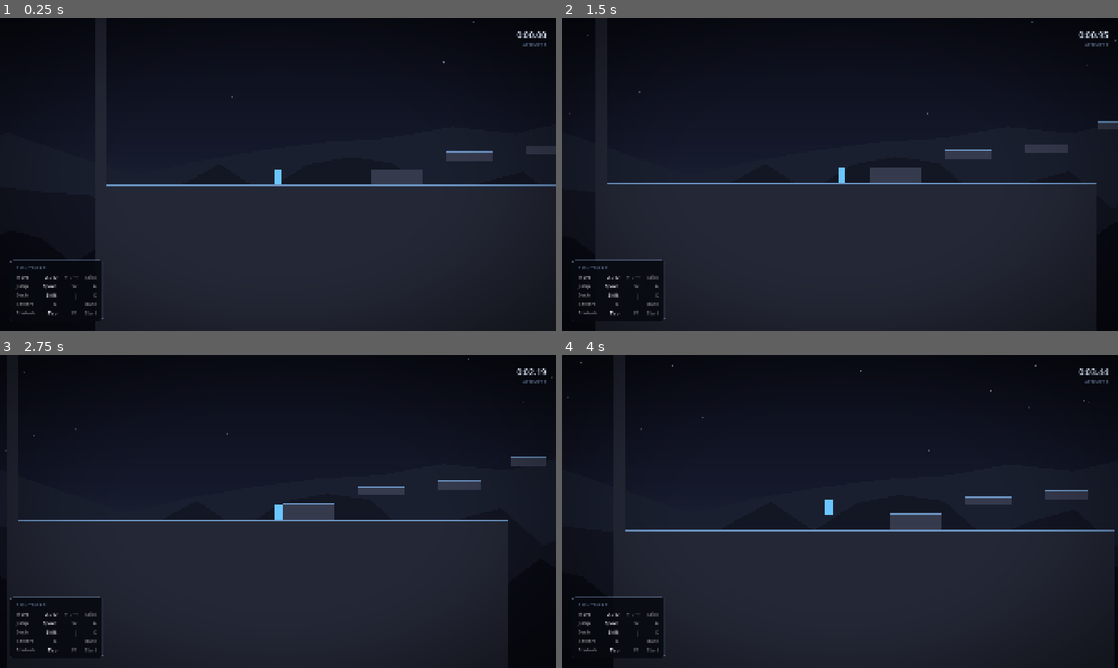
Above: before the commit, frames 1-4 (two rows, left to right).
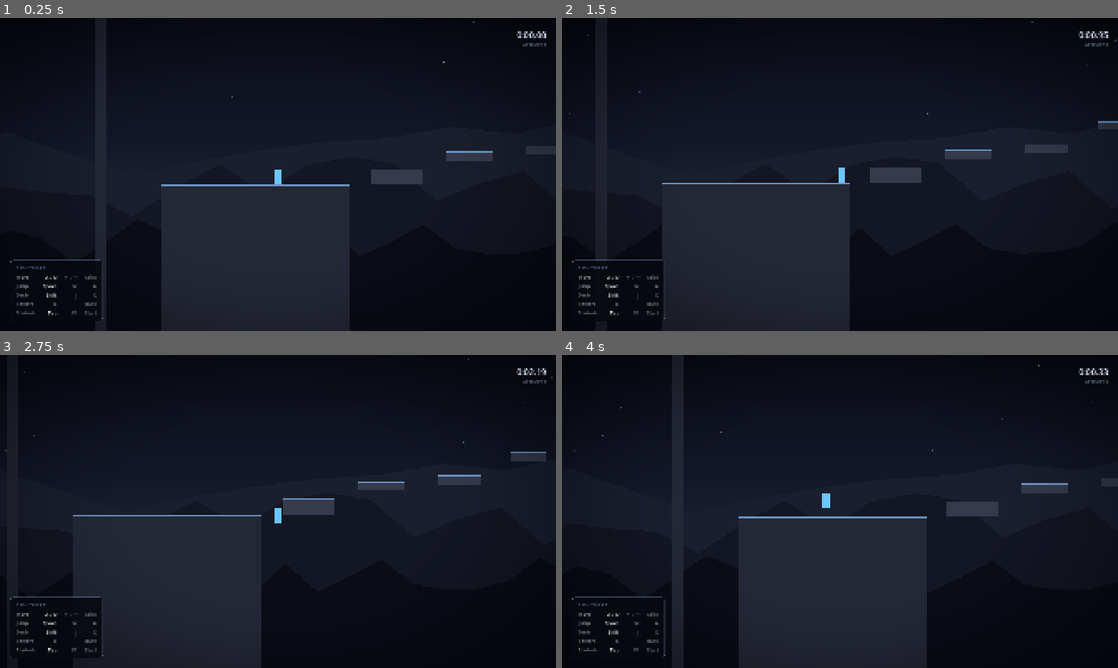
Above: after the commit, the same moments.

Repository: p4inz-code/project-ascent
Game: Godot game, scene res://scenes/main_scene.tscn
The game is run twice, just before and just after one commit, with the same random seed, the same clock (stepped at 60 frames per second) and the same inputs.
Inputs (mouse positions are in pixels of both pictures, inside the frame that each line leads up to):
- Up to frame 1 (0.25 s): no input
- Up to frame 2 (1.5 s): tap Enter (ui_accept) at 0.5 s; move the mouse to (962, 158) at 0.52 s; hold D (move_right) 0.53-1.25 s; hold Space (jump) 0.53-1.25 s; click (962, 158) at 0.67 s; drag from (728, 190) to (812, 237) at 1.27 s
- Up to frame 3 (2.75 s): move the mouse to (333, 442) at 2.02 s; hold D (move_right) from 2.03 s (still down); hold Space (jump) from 2.03 s (still down); tap J at 2.1 s
- Up to frame 4 (4 s): release D (move_right) at 2.75 s; release Space (jump) at 2.75 s; drag from (812, 574) to (673, 464) at 2.77 s; move the mouse to (1006, 558) at 3.52 s; hold A (move_left) from 3.53 s (still down); hold Shift (dash) from 3.53 s (still down); tap Space (jump) at 3.77, 3.8 s

The runs differ from the first frame. In frame 1, 9.1% of the frame differs, in the area x 19-100%, y 53-100%; in frame 2, 10%; in frame 3, 13%, in the area x 3-99%, y 23-100%; in frame 4, 11%.

Commit message:
level: make the opening jump intentional

Diff:
--- a/scenes/main_scene.tscn
+++ b/scenes/main_scene.tscn
@@ -24,8 +24,8 @@
 [node name="Terrain" type="Node2D" parent="."]
 
 [node name="Ground" parent="Terrain" instance=ExtResource("2_platform")]
-position = Vector2(600, 1050)
-size = Vector2(1700, 620)
+position = Vector2(275, 1050)
+size = Vector2(650, 620)
 color = Color(0.145098, 0.160784, 0.215686, 1)
 
 [node name="LeftWall" parent="Terrain" instance=ExtResource("2_platform")]
--- a/tests/test_level.gd
+++ b/tests/test_level.gd
@@ -29,6 +29,7 @@
 	_check_goal_placement()
 	_check_spawn()
 	_check_kill_depth()
+	_check_intro_gap()
 	await _check_completable()
 
 
@@ -125,6 +126,15 @@
 		_main.kill_depth > lowest)
 
 
+## The opening platform is intentionally separated from the spawn ground. This
+## keeps the first jump in the route instead of allowing a flat-ground bypass.
+func _check_intro_gap() -> void:
+	var ground := _bounds(_main.get_node("Terrain/Ground"))
+	var first_platform := _bounds(_main.get_node("Terrain/P1"))
+	var gap: float = float(first_platform["left"]) - float(ground["right"])
+	_check("intro gap teaches the first jump (%.0f px)" % gap, gap >= 40.0)
+
+
 ## The load-bearing check: drive the real controller from spawn to the goal in one
 ## continuous run. Per-gap reachability (tools/probe_reach.gd) teleports the player
 ## to a clean takeoff spot for every jump, so it cannot catch composition failures
